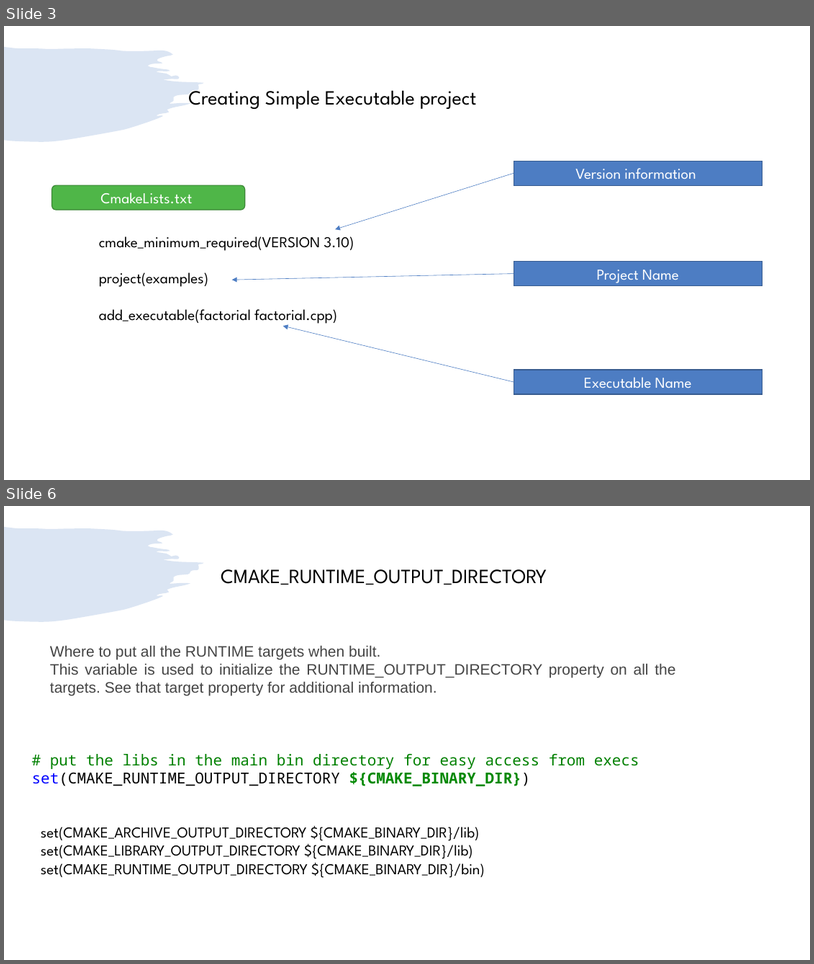
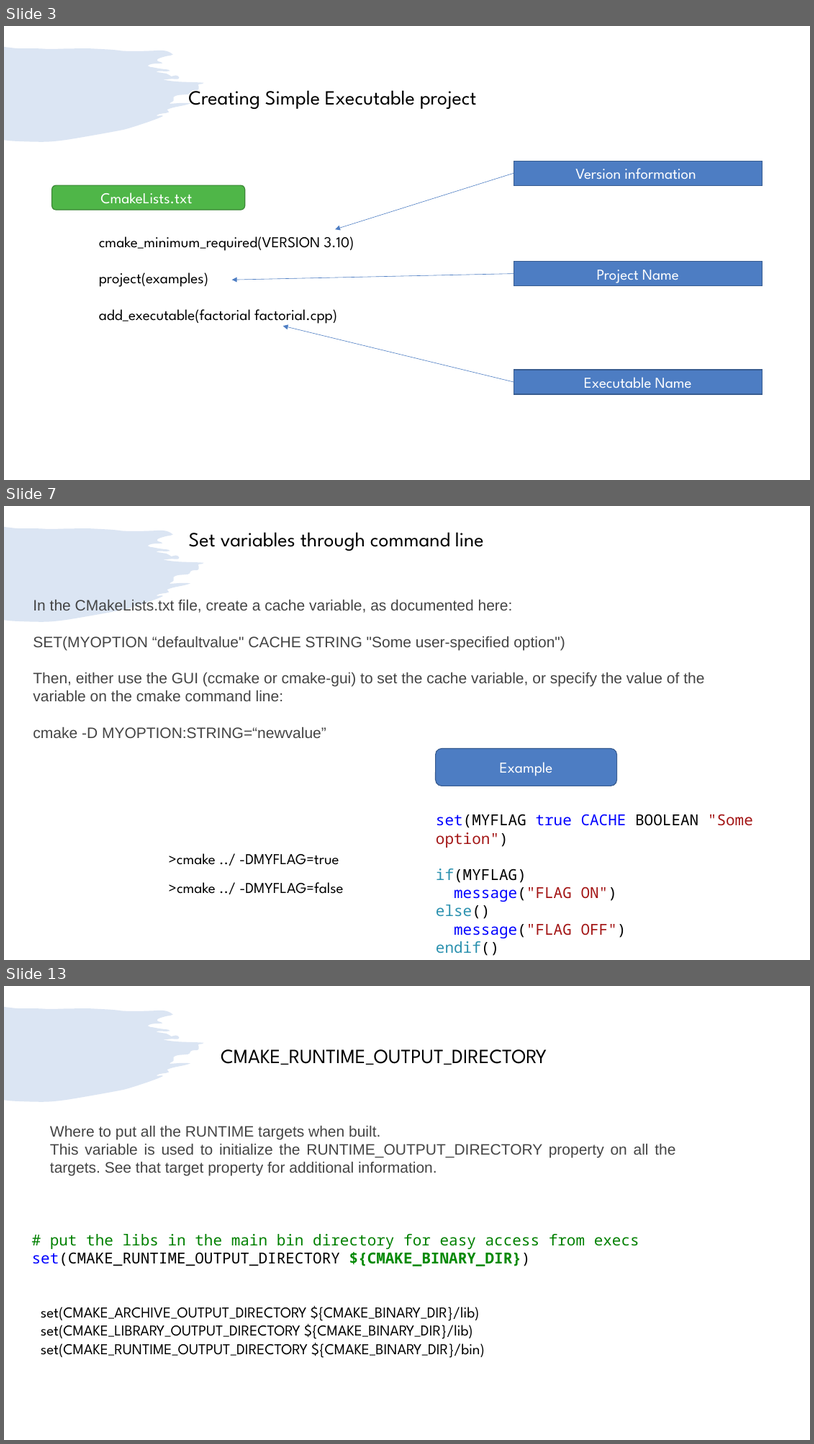
Before and after one commit to girishlande/cmake, a slide deck: learnings.pptx. Shown one above the other, each under a label of ours: slides 3 and 6 before the commit, slides 3, 7 and 13 after it; the slides between them are not shown. The pictures are 814x964 and 814x1444 pixels, drawn with LibreOffice and Linux fonts; fonts in the diff are those of the drawing. Boxes give left, top, right and bottom in pixels: in the first picture for what was removed or moved away, otherwise in the second. Text is boxed around its words. In the diff, an @@ line names an element or a change of style, - is before the commit and + after.

```diff
--- a/learnings.pptx
+++ b/learnings.pptx
@@ slide 7 added at (x1=4, y1=506, x2=810, y2=960), background #FFFFFF; not listed: 1 template element that a slide beside it also shows @@
@@ text added at (x1=189, y1=532, x2=484, y2=551), 24 pt, text #000000 @@
+Set variables through command line
@@ text added at (x1=33, y1=599, x2=705, y2=738), 18 pt, text #444444 @@
+In the CMakeLists.txt file, create a cache variable, as documented here:
+SET(MYOPTION “defaultvalue" CACHE STRING "Some user-specified option")
+Then, either use the GUI (ccmake or cmake-gui) to set the cache variable, or specify the value of the variable on the cmake command line:
+cmake -D MYOPTION:STRING=“newvalue”
@@ rounded rectangle added at (x1=436, y1=749, x2=617, y2=786), fill #4D7DC3, outline #395C90 1 pt, 18 pt, text #FFFFFF @@
+Example
@@ text added at (x1=436, y1=813, x2=754, y2=938), 18 pt, text #000000 @@
+set(MYFLAG true CACHE BOOLEAN "Some option")
+if(MYFLAG)
+message("FLAG ON")
+else()
+message("FLAG OFF")
+endif()
@@ text added at (x1=169, y1=853, x2=339, y2=865), 18 pt, text #000000 @@
+>cmake ../ -DMYFLAG=true
@@ text added at (x1=169, y1=882, x2=343, y2=893), 18 pt, text #000000 @@
+>cmake ../ -DMYFLAG=false
@@ what was slide 6 is now slide 13 @@
```
Also in this commit, not shown: 6 slides changed, 7 other slides added, 3 slides removed.
